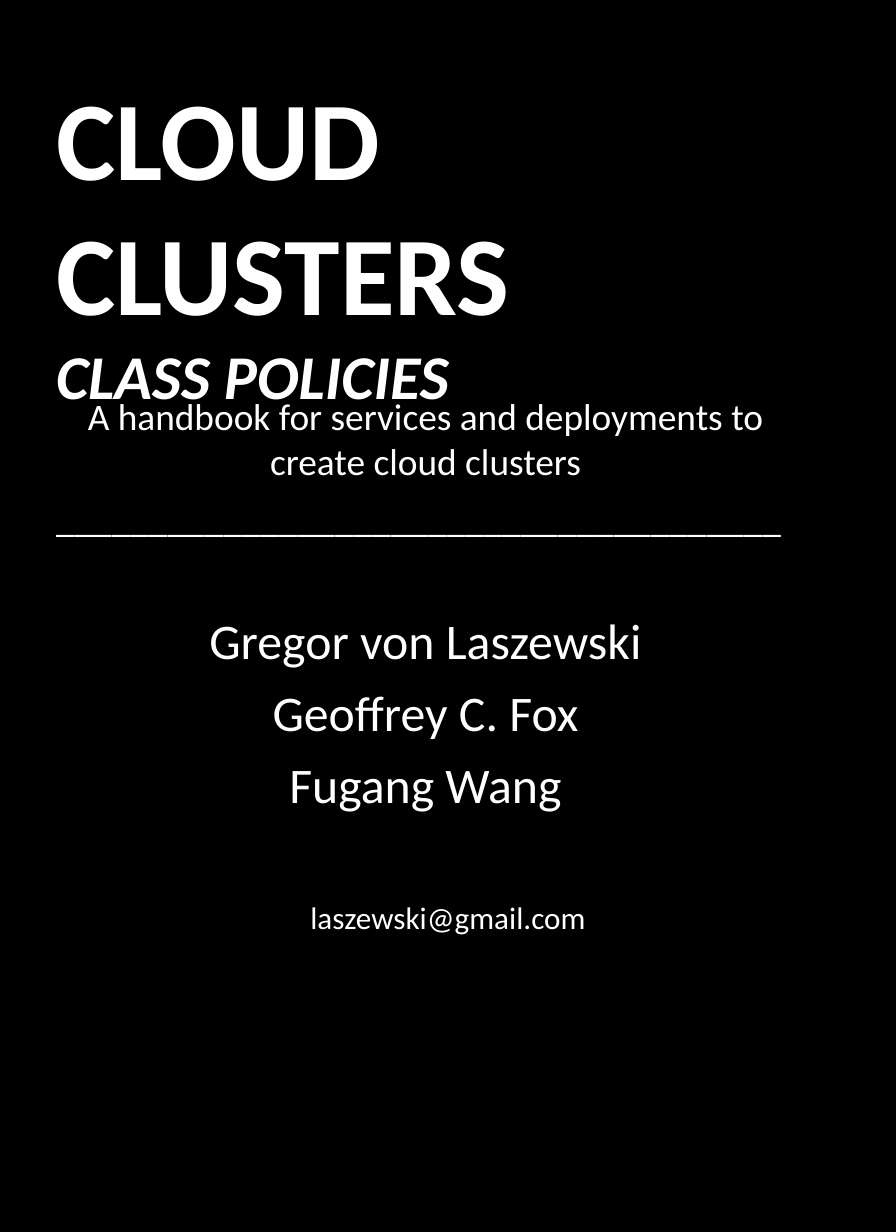
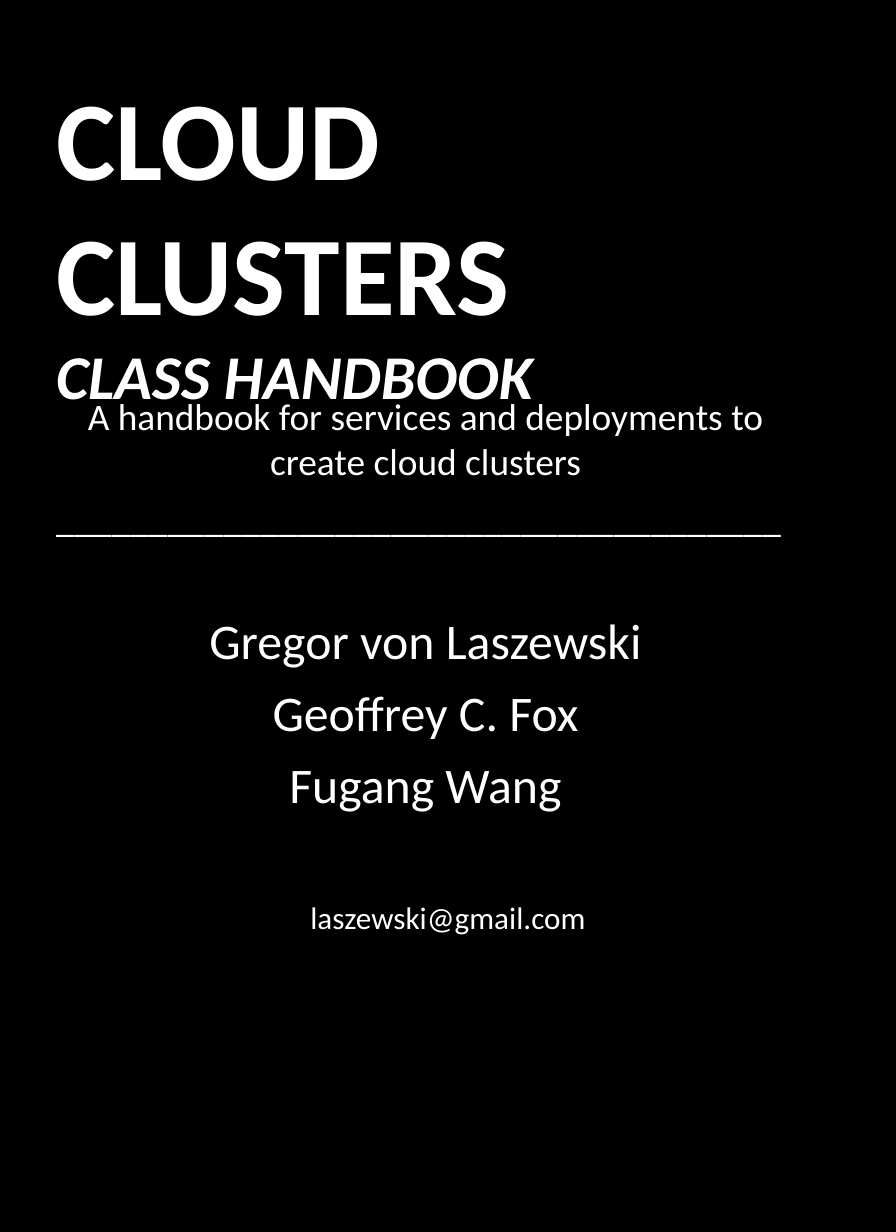
Before and after one commit to cloudmesh-book/book-latex-2018, a slide deck: slide 1 of cloud-clusters/template/cover.pptx. Drawn at 896x1232 pixels with LibreOffice and Linux fonts; fonts in the diff are those of the drawing; background and template pictures are left out. Boxes give left, top, right and bottom in pixels: in the first picture for what was removed or moved away, otherwise in the second. Text is boxed around its words. In the diff, an @@ line names an element or a change of style, - is before the commit and + after.

```diff
--- a/cloud-clusters/template/cover.pptx
+++ b/cloud-clusters/template/cover.pptx
@@ title at [56, 106, 533, 414]: text changed @@
-CLOUD CLUSTERS
-CLASS POLICIES
+CLOUD CLUSTERS
+CLASS HANDBOOK
```
Also in this commit, not shown: 3 other files.
